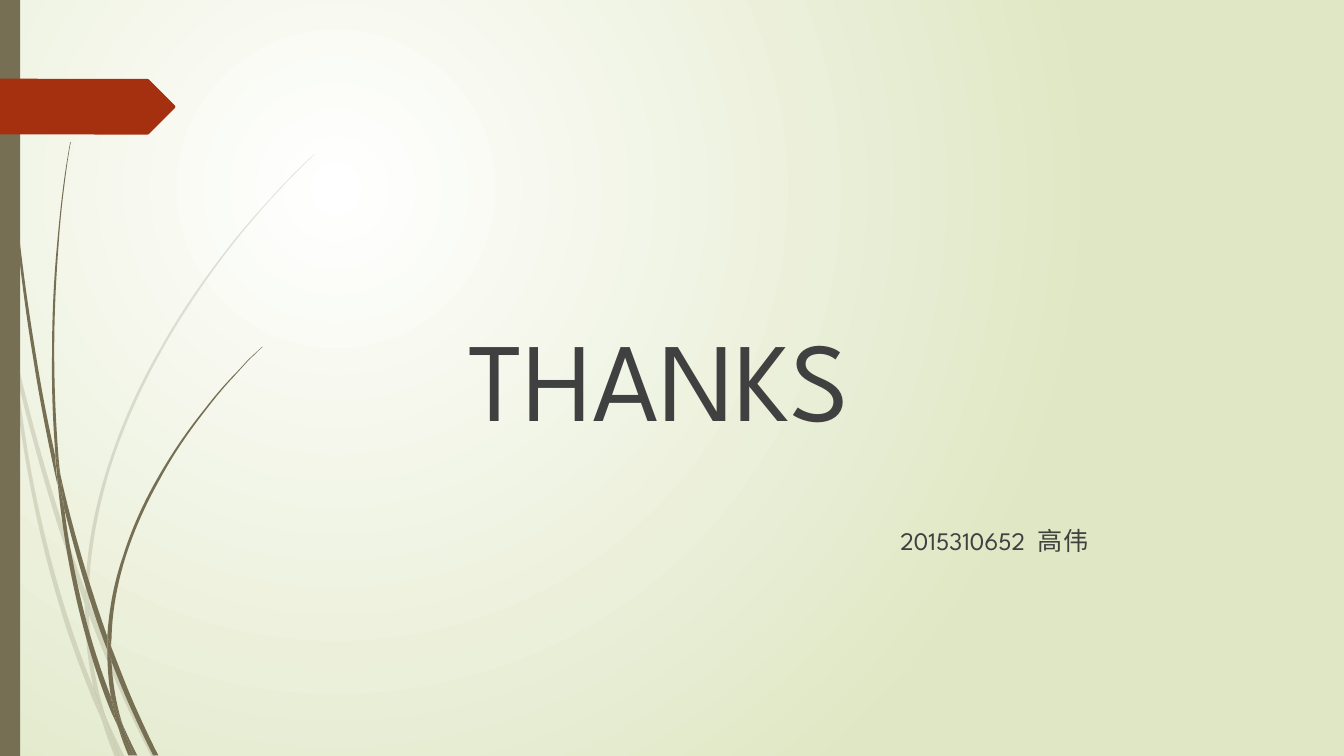
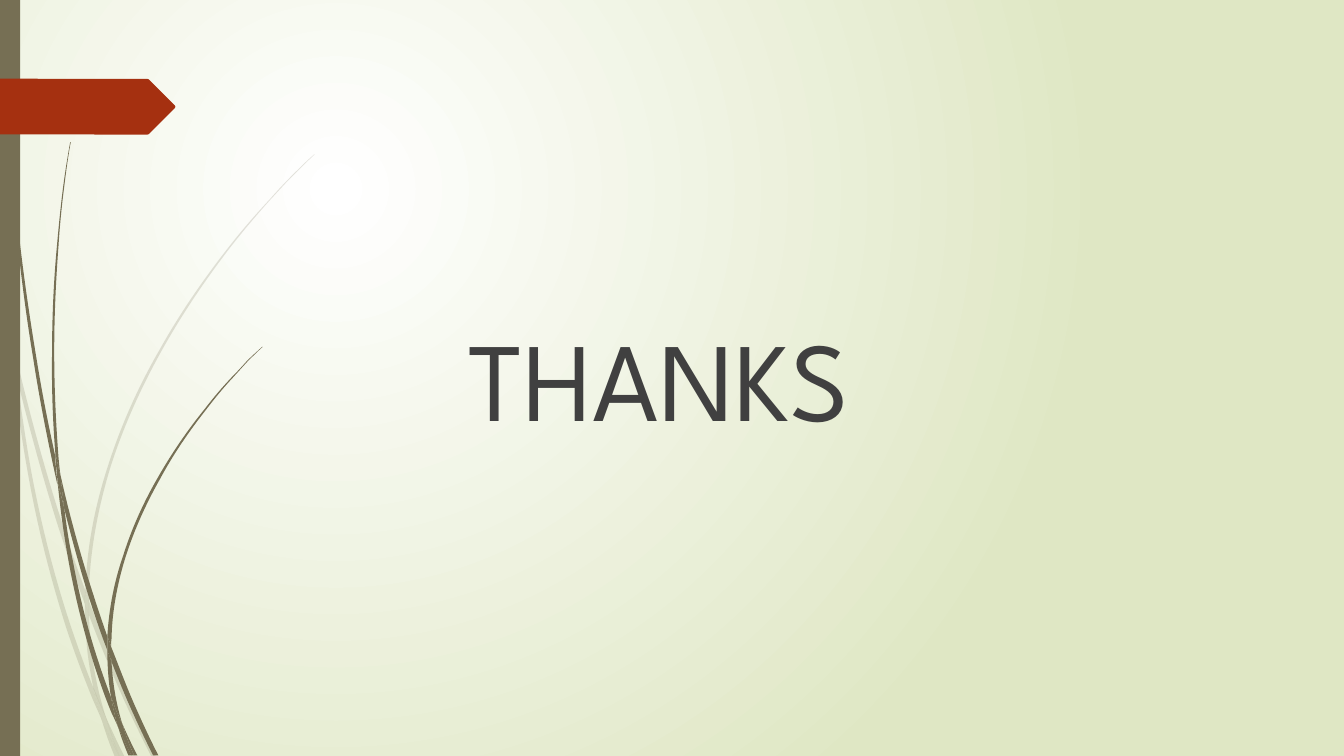
Before and after one commit to GLjun/OS_gaowei, a slide deck: slide 30 of 高伟.pptx (slide 23 before the commit). Drawn at 1344x756 pixels with LibreOffice and Linux fonts; fonts in the diff are those of the drawing. Boxes give left, top, right and bottom in pixels: in the first picture for what was removed or moved away, otherwise in the second. Text is boxed around its words. In the diff, an @@ line names an element or a change of style, - is before the commit and + after.

```diff
--- a/高伟.pptx
+++ b/高伟.pptx
@@ text removed at [900, 529, 1088, 552] @@
-2015310652 高伟
```
Also in this commit, not shown: 14 other slides changed, 10 slides added, 3 slides removed.
